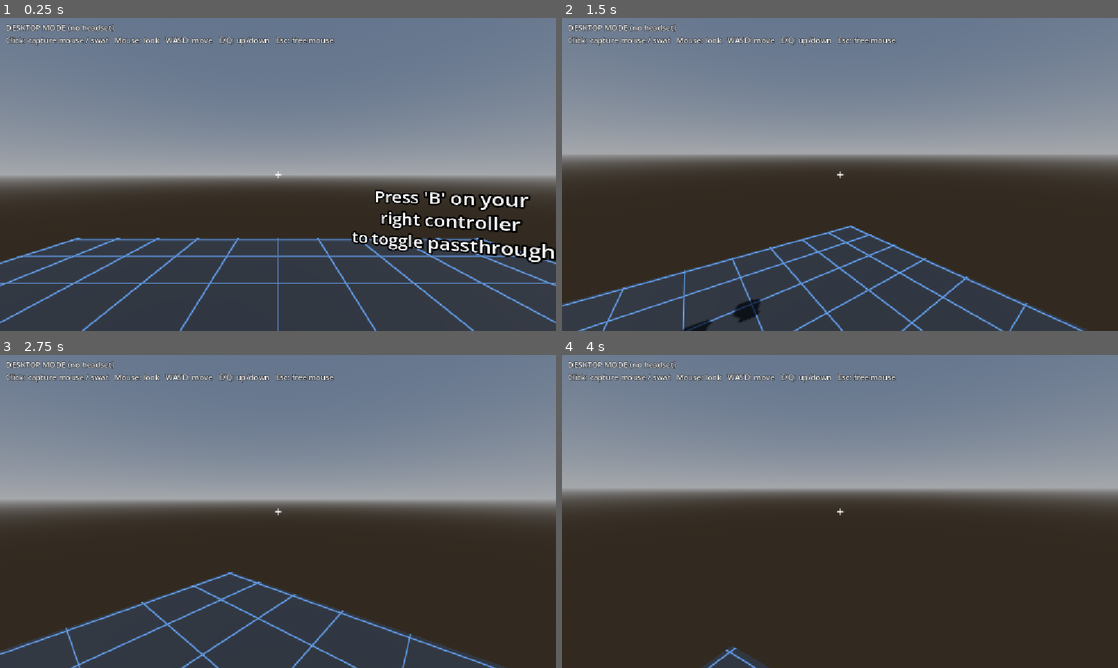
Above: before the commit, frames 1-4 (two rows, left to right).
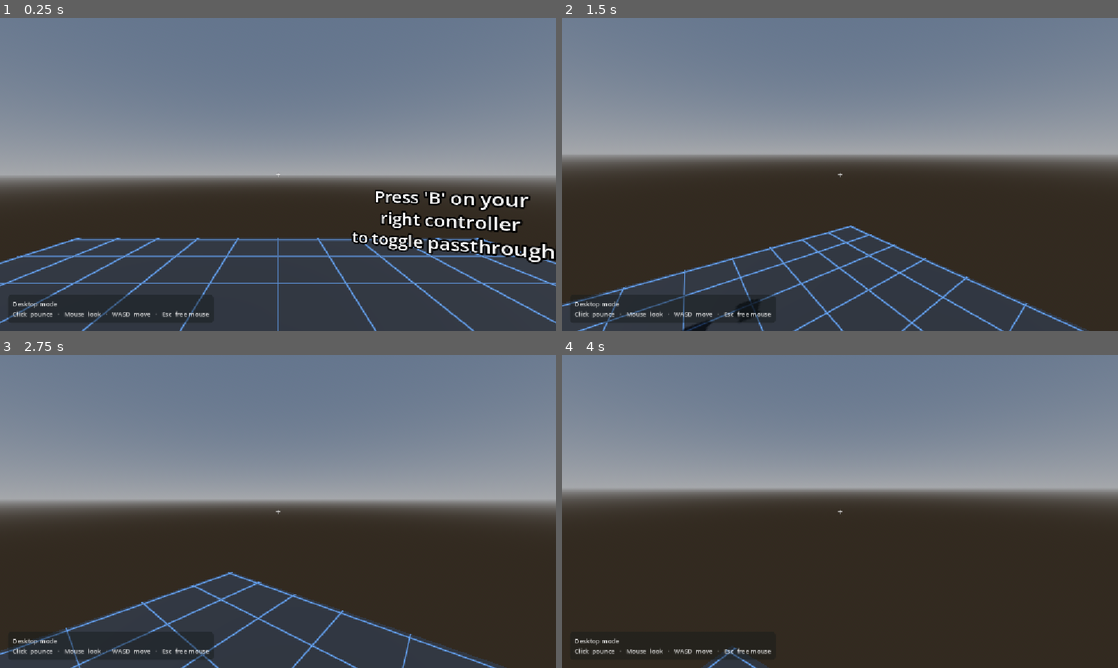
Above: after the commit, the same moments.

Repository: Mgharv/Cat-fish
Game: Godot game, scene res://main.tscn
Same seed, same stepped clock (60 frames per second), same inputs: the game is played once before the commit and once after it.
Inputs (mouse positions are in pixels of both pictures, inside the frame that each line leads up to):
- Up to frame 1 (0.25 s): no input
- Up to frame 2 (1.5 s): tap Enter at 0.5 s; move the mouse to (962, 158) at 0.52 s; hold D 0.53-1.28 s; hold E 0.53-1.28 s; click (962, 158) at 0.67 s; tap Space at 0.77 s; move the mouse to (812, 174) at 1.27 s; hold W from 1.28 s (still down); tap E at 1.35 s; click (812, 174) at 1.42 s
- Up to frame 3 (2.75 s): keep holding W; tap Space at 1.52 s; move the mouse to (289, 505) at 2.02 s; hold Q from 2.03 s (still down); click (289, 505) at 2.17 s; tap E at 2.3 s
- Up to frame 4 (4 s): keep holding W; move the mouse to (834, 517) at 2.77 s; release Q at 2.78 s; tap Shift at 2.85 s; click (834, 517) at 2.92 s; tap Space at 3.02, 3.77 s; tap E at 3.05 s; move the mouse to (878, 514) at 3.52 s; hold E from 3.53 s (still down); click (878, 514) at 3.67 s

The runs differ from the first frame. In frame 1, 1.5% of the frame differs, in the area x 1-61%, y 2-98%; in frame 2, 1.7%; in frame 3, 1.7%; in frame 4, 1.4%.

Commit message:
V2 polish 7/7: small fading controls card, minimal reticle
Desktop controls move to a small see-through card that fades after a few
seconds (hint_seconds) and comes back on Esc.

Co-Authored-By: Claude Opus 5.5 <noreply@anthropic.com>
Claude-Session: https://claude.ai/code/session_01MfePSZDskTnfq6LPYiAqQG

Diff:
--- a/scripts/desktop_fallback.gd
+++ b/scripts/desktop_fallback.gd
@@ -34,6 +34,10 @@
 var _pitch := 0.0
 var _swat_requested := false
 var _ignore: Array[RID] = []
+var _hint: Control = null
+var _hint_tween: Tween = null
+
+@export var hint_seconds := 6.0 ## how long the controls card stays before fading
 
 
 func _ready() -> void:
@@ -74,6 +78,7 @@
 
 	elif event is InputEventKey and event.pressed and event.physical_keycode == KEY_ESCAPE:
 		Input.mouse_mode = Input.MOUSE_MODE_VISIBLE
+		_show_hint(4.0)
 
 
 func _process(delta: float) -> void:
@@ -156,25 +161,52 @@
 	tween.tween_callback(paw.queue_free)
 
 
-## Crosshair + controls hint, drawn on top of the 3D view.
+## Minimal reticle + a small see-through controls card in the bottom-left corner.
+## The card fades out a few seconds after you start playing, and comes back
+## whenever the mouse is freed (Esc).
 func _build_hud() -> void:
 	var hud := CanvasLayer.new()
 	hud.name = "DesktopHUD"
 	add_child(hud)
 
-	var crosshair := Label.new()
-	crosshair.text = "+"
-	crosshair.add_theme_font_size_override("font_size", 28)
-	crosshair.set_anchors_and_offsets_preset(Control.PRESET_CENTER)
-	crosshair.horizontal_alignment = HORIZONTAL_ALIGNMENT_CENTER
-	crosshair.vertical_alignment = VERTICAL_ALIGNMENT_CENTER
-	crosshair.grow_horizontal = Control.GROW_DIRECTION_BOTH
-	crosshair.grow_vertical = Control.GROW_DIRECTION_BOTH
-	hud.add_child(crosshair)
-
-	var hint := Label.new()
-	hint.text = "DESKTOP MODE (no headset)\nClick: capture mouse / swat   Mouse: look   WASD: move   E/Q: up/down   Esc: free mouse"
-	hint.position = Vector2(12, 8)
-	hint.add_theme_color_override("font_outline_color", Color.BLACK)
-	hint.add_theme_constant_override("outline_size", 4)
-	hud.add_child(hint)
+	var reticle := Label.new()
+	reticle.text = "+"
+	reticle.add_theme_font_size_override("font_size", 18)
+	reticle.add_theme_color_override("font_color", Color(1, 1, 1, 0.75))
+	reticle.add_theme_color_override("font_outline_color", Color(0, 0, 0, 0.4))
+	reticle.add_theme_constant_override("outline_size", 2)
+	reticle.set_anchors_and_offsets_preset(Control.PRESET_CENTER)
+	reticle.horizontal_alignment = HORIZONTAL_ALIGNMENT_CENTER
+	reticle.vertical_alignment = VERTICAL_ALIGNMENT_CENTER
+	reticle.grow_horizontal = Control.GROW_DIRECTION_BOTH
+	reticle.grow_vertical = Control.GROW_DIRECTION_BOTH
+	hud.add_child(reticle)
+
+	var style := StyleBoxFlat.new()
+	style.bg_color = Color(0.08, 0.1, 0.1, 0.45)
+	style.set_corner_radius_all(8)
+	style.set_content_margin_all(10)
+	_hint = PanelContainer.new()
+	_hint.add_theme_stylebox_override("panel", style)
+	_hint.set_anchors_and_offsets_preset(Control.PRESET_BOTTOM_LEFT)
+	_hint.grow_vertical = Control.GROW_DIRECTION_BEGIN
+	_hint.position += Vector2(16, -16)
+	var text := Label.new()
+	text.text = "Desktop mode\nClick  pounce   ·   Mouse  look   ·   WASD  move   ·   Esc  free mouse"
+	text.add_theme_font_size_override("font_size", 13)
+	text.add_theme_color_override("font_color", Color(1, 1, 1, 0.85))
+	_hint.add_child(text)
+	hud.add_child(_hint)
+	_show_hint(hint_seconds)
+
+
+## Shows the controls card, then fades it out after `seconds`.
+func _show_hint(seconds: float) -> void:
+	if _hint == null:
+		return
+	if _hint_tween:
+		_hint_tween.kill()
+	_hint.modulate.a = 1.0
+	_hint_tween = create_tween()
+	_hint_tween.tween_interval(seconds)
+	_hint_tween.tween_property(_hint, "modulate:a", 0.0, 1.0)
